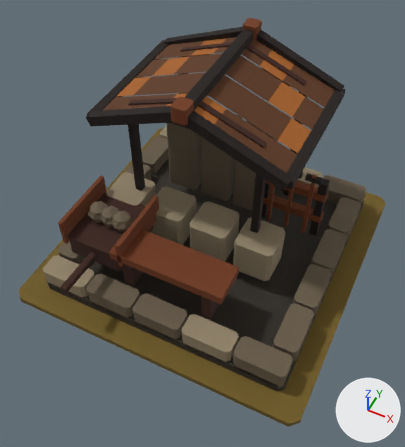
What one commit did to the glTF model art/mason_yard_t4/mason_yard_t4.glb.
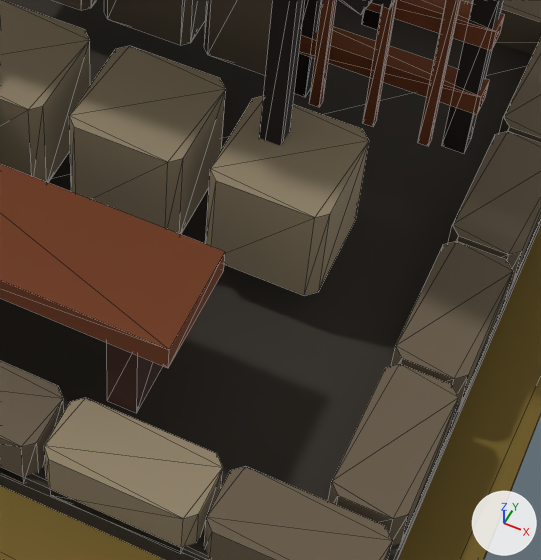
Each version appears first whole from a camera (50 mm lens) standing at (1.27, -2.76, 3.7) and looking at (0.03, -0.27, 0.59), and next in a close-up on the part from 41% to 84% of the width and 42% to 82% of the height. The lights are fixed; the arrows at lower right show +X, +Y and +Z. The last two pictures show the newer version. The close-ups show mesh edges as thin lines.

Names of what the first close-up shows: 'MMR | mason_yard | T04 Architecture.001', 'MMR | mason_yard | Tier 04 Ground.001'.
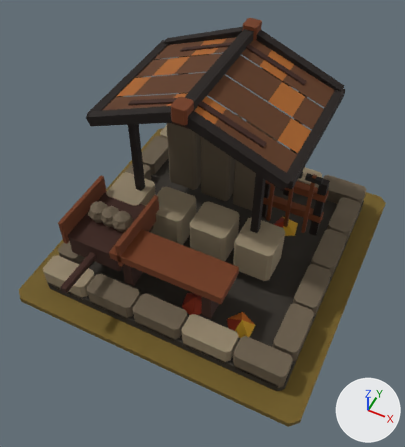
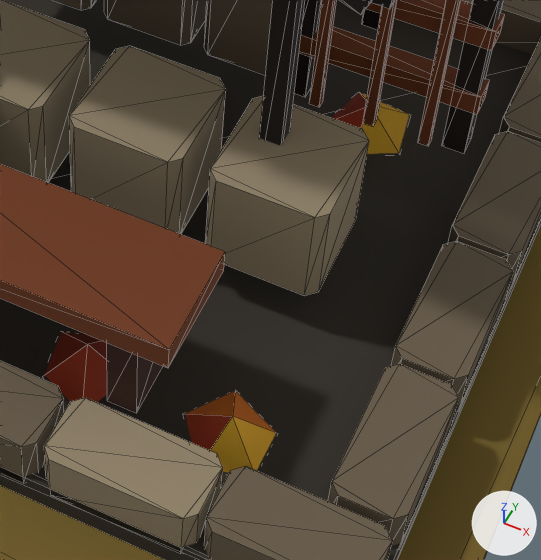
Changed parts and their boxes [x1, y1, x2, y2] in the close-ups (541 x 560 px):
```json
{"object": "MMR | mason_yard | T04 Autumn Dressing.001", "change": "added", "after": [45, 92, 409, 472], "on screen": "mostly hidden"}
```

Edits to the scene script, one JSON object a line:
```json
{"op": "add", "block": "me_mmr___mason_yard___t04_autumn_dressing_001", "code": ["me_mmr___mason_yard___t04_autumn_dressing_001 = bpy.data.meshes.new('MMR | mason_yard | T04 Autumn Dressing.001')", "me_mmr___mason_yard___t04_autumn_dressing_001.from_pydata(...)  # 24 vertices, 20 faces; spans x 0.051..0.644, y -0.809..0.474, z 0.085..0.185", "me_mmr___mason_yard___t04_autumn_dressing_001.materials.append(mat_mmr___shared_palette_atlas)  # picture img_mmr_shared_color_palette_64"]}
{"op": "add", "block": "ob_mmr___mason_yard___t04_autumn_dressing_001", "code": ["ob_mmr___mason_yard___t04_autumn_dressing_001 = bpy.data.objects.new('MMR | mason_yard | T04 Autumn Dressing.001', me_mmr___mason_yard___t04_autumn_dressing_001)", "ob_mmr___mason_yard___t04_autumn_dressing_001.location = (0.0, 0.003, 0.05)"]}
```
